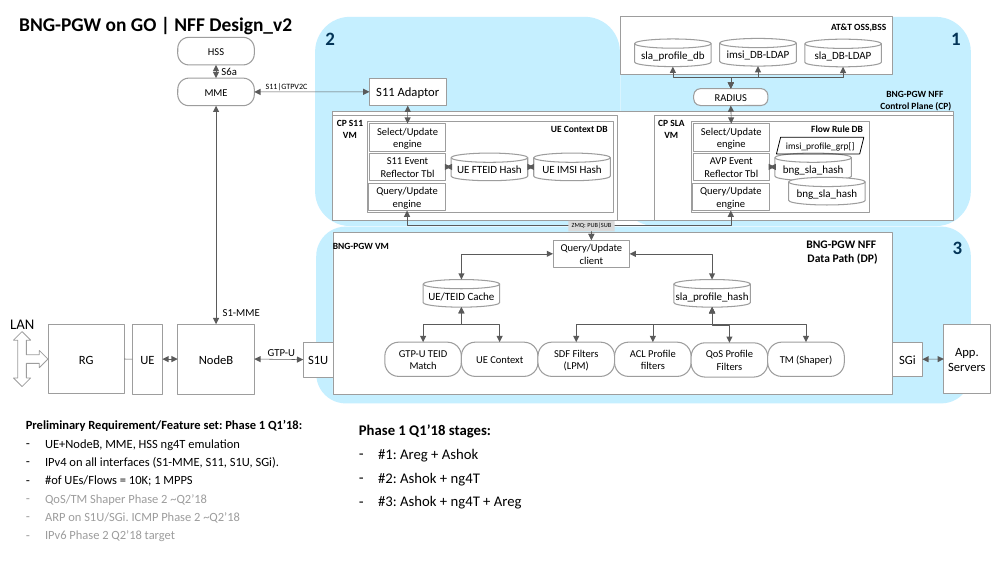
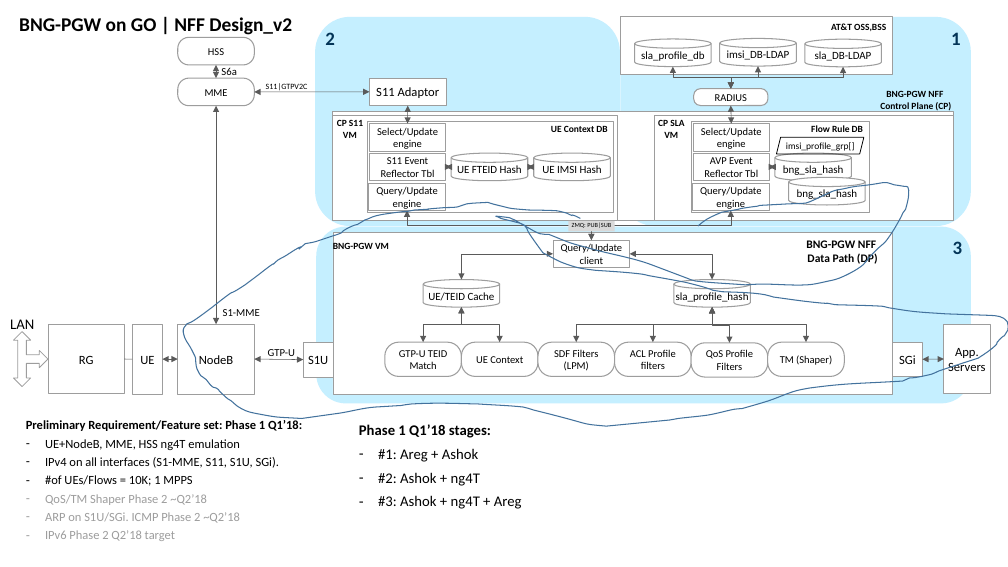
Before and after one commit to b4dboy/nff-go, a slide deck: slide 8 of Fixed BNG PGW on GO over NFF.pptx (slide 5 before the commit). Drawn at 1008x567 pixels with LibreOffice and Linux fonts; fonts in the diff are those of the drawing. Boxes give left, top, right and bottom in pixels: in the first picture for what was removed or moved away, otherwise in the second. Text is boxed around its words. In the diff, an @@ line names an element or a change of style, - is before the commit and + after.

```diff
--- a/Fixed BNG PGW on GO over NFF.pptx
+++ b/Fixed BNG PGW on GO over NFF.pptx
@@ freeform shape added at <box>183,182,1008,426</box>, outline #43739E 1 pt @@
```
Also in this commit, not shown: 3 slides added.
